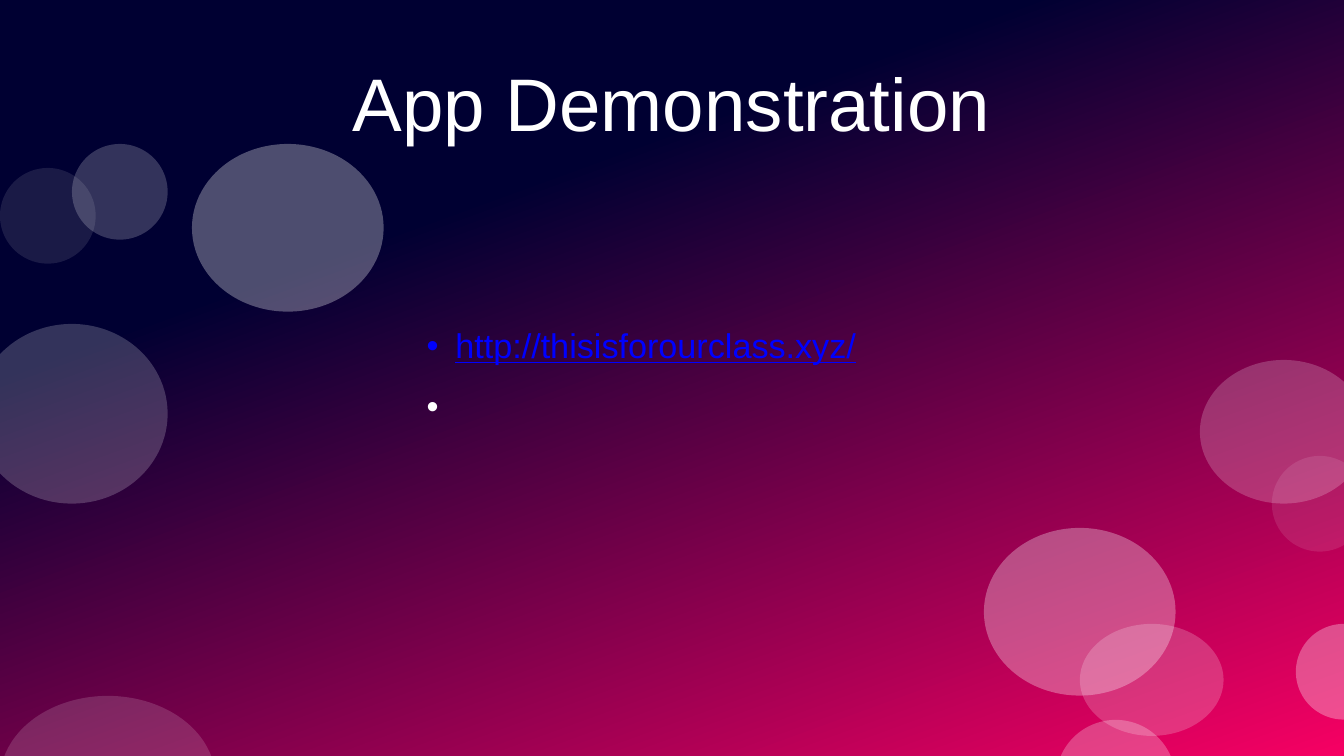
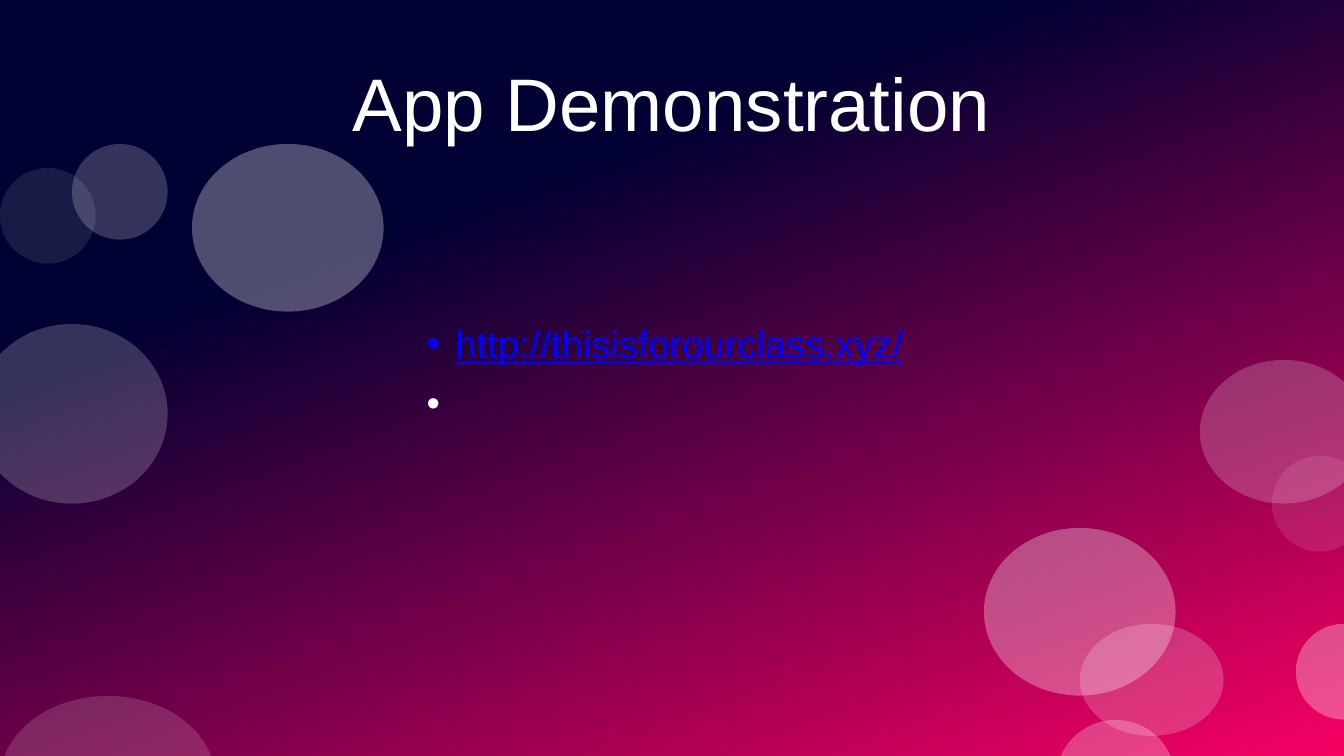
Before and after one commit to PrototypeProto/COP_4331_Small-Project, a slide deck: slide 21 of Pres.pptx. Drawn at 1344x756 pixels with LibreOffice and Linux fonts; fonts in the diff are those of the drawing. Boxes give left, top, right and bottom in pixels: in the first picture for what was removed or moved away, otherwise in the second. Text is boxed around its words. In the diff, an @@ line names an element or a change of style, - is before the commit and + after.

```diff
--- a/Pres.pptx
+++ b/Pres.pptx
@@ text "http://thisisforourclass.xyz/" at (x1=455, y1=330, x2=903, y2=366): size 20.2 to 22.6 pt; line spacing 0.9 to 0.8 @@
```
Also in this commit, not shown: 2 other slides changed.
